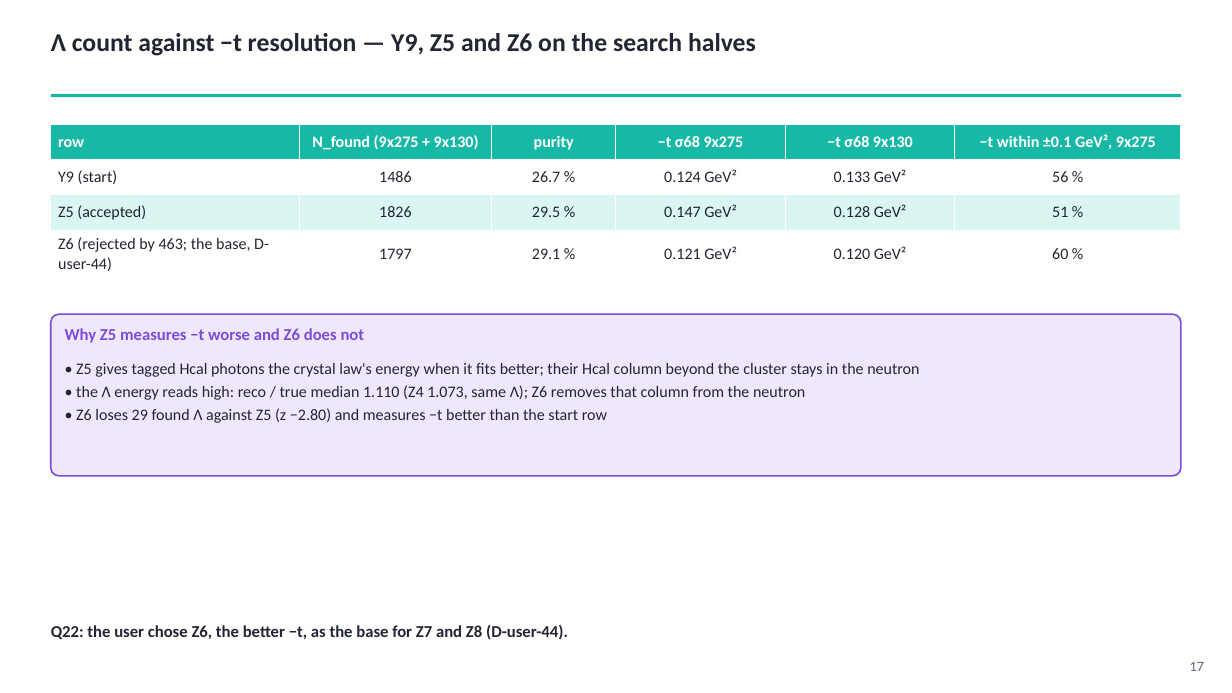
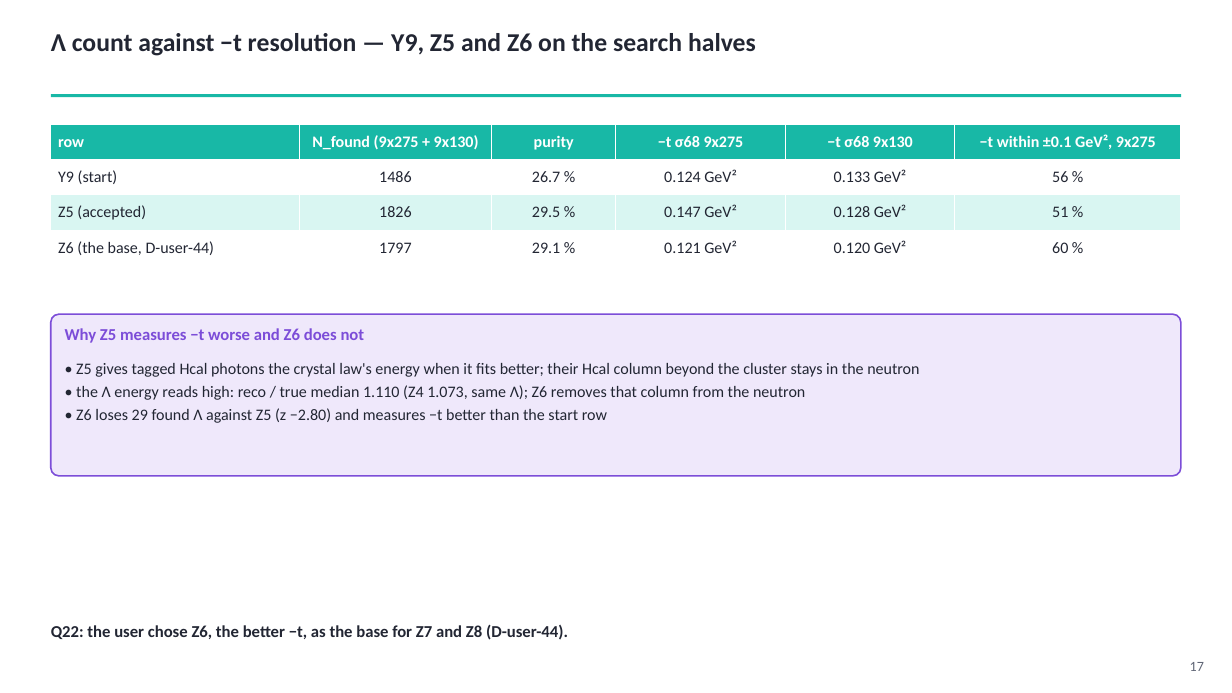
Before and after one commit to sroai/zdc-autoresearch, a slide deck: slide 17 of slides/phase6/phase6_crystal.pptx. Drawn at 1232x693 pixels with LibreOffice and Linux fonts; fonts in the diff are those of the drawing. Boxes give left, top, right and bottom in pixels: in the first picture for what was removed or moved away, otherwise in the second. Text is boxed around its words. In the diff, an @@ line names an element or a change of style, - is before the commit and + after.

```diff
--- a/slides/phase6/phase6_crystal.pptx
+++ b/slides/phase6/phase6_crystal.pptx
@@ table at bbox=[51, 125, 1181, 265] @@
-row 4, column 1: Z6 (rejected by 463; the base, D-user-44)
+row 4, column 1: Z6 (the base, D-user-44)
```
Also in this commit, not shown: 32 other files.
